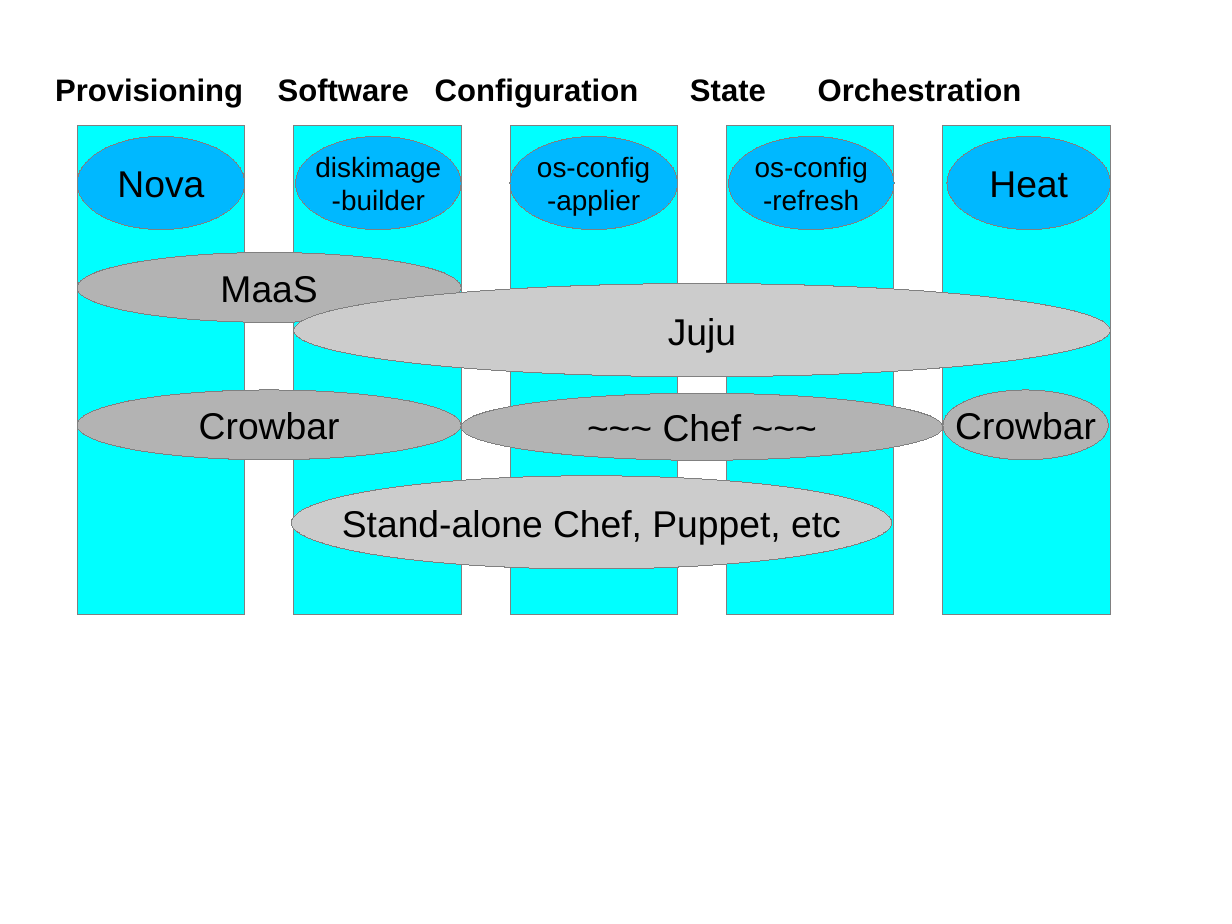
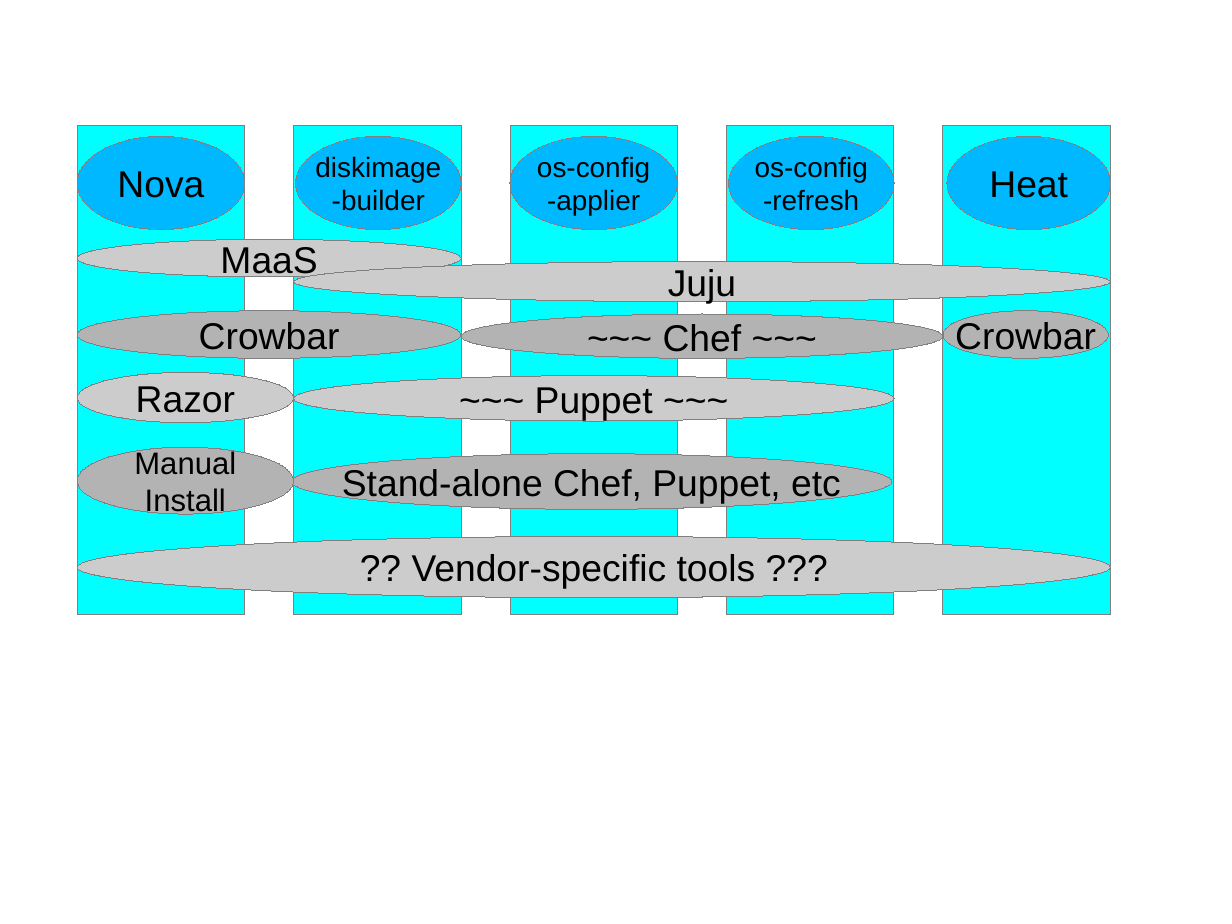
Before and after one commit to openstack-archive/tripleo-incubator, a slide deck: slide 1 of images/tripleo-concept.odp. Drawn at 1232x924 pixels with LibreOffice and Linux fonts; fonts in the diff are those of the drawing. Boxes give left, top, right and bottom in pixels: in the first picture for what was removed or moved away, otherwise in the second. Text is boxed around its words. In the diff, an @@ line names an element or a change of style, - is before the commit and + after.

Commit message:
tweaks to tripleo-concept.odp
- add razor
- mention vendor-specific tools

```diff
--- a/images/tripleo-concept.odp
+++ b/images/tripleo-concept.odp
@@ text removed at (55,78,1022,107) @@
-Provisioning Software Configuration State Orchestration
@@ ellipse "MaaS": place and size @@
-ellipse "MaaS" at (77,253,462,322)
+ellipse "MaaS" at (77,239,462,277)
@@ ellipse "MaaS" at (77,239,462,277): fill #B3B3B3 to #CCCCCC @@
@@ ellipse "Juju": place and size @@
-ellipse "Juju" at (294,284,1111,377)
+ellipse "Juju" at (294,262,1111,302)
@@ ellipse "Crowbar": place and size @@
-ellipse "Crowbar" at (944,390,1109,459)
+ellipse "Crowbar" at (77,311,462,359)
@@ ellipse "~~~ Chef ~~~": place and size @@
-ellipse "~~~ Chef ~~~" at (462,394,944,461)
+ellipse "~~~ Chef ~~~" at (462,314,944,359)
@@ ellipse "Crowbar": place and size @@
-ellipse "Crowbar" at (77,390,462,459)
+ellipse "Crowbar" at (944,311,1109,359)
@@ ellipse added at (77,372,294,423), fill #CCCCCC, outline #808080 0 pt, 24 pt, text #000000 @@
+Razor
@@ ellipse added at (294,376,894,421), fill #CCCCCC, outline #808080 0 pt, 24 pt, text #000000 @@
+~~~ Puppet ~~~
@@ ellipse added at (77,447,294,514), fill #B3B3B3, outline #808080 0 pt, 20 pt, text #000000 @@
+Manual
+Install
@@ ellipse "Stand-alone Chef, Puppet, etc": place and size @@
-ellipse "Stand-alone Chef, Puppet, etc" at (292,476,892,569)
+ellipse "Stand-alone Chef, Puppet, etc" at (292,454,892,510)
@@ ellipse "Stand-alone Chef, Puppet, etc" at (292,454,892,510): fill #CCCCCC to #B3B3B3 @@
@@ ellipse added at (77,537,1111,598), fill #CCCCCC, outline #808080 0 pt, 24 pt, text #000000 @@
+?? Vendor-specific tools ???
```
